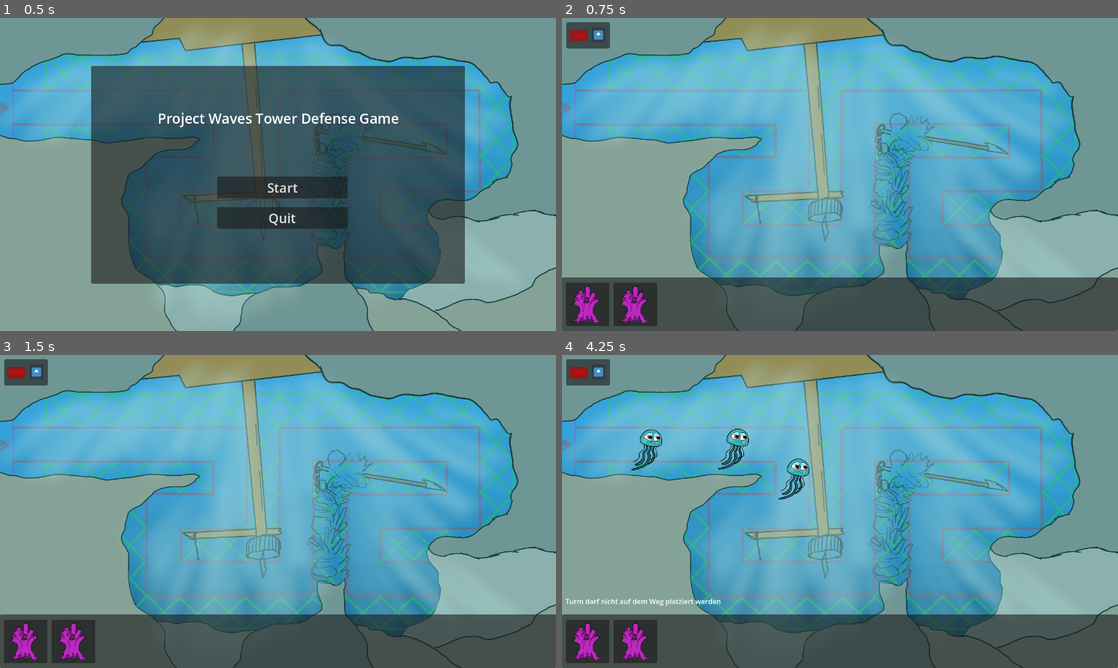
Above: before the commit, frames 1-4 (two rows, left to right).
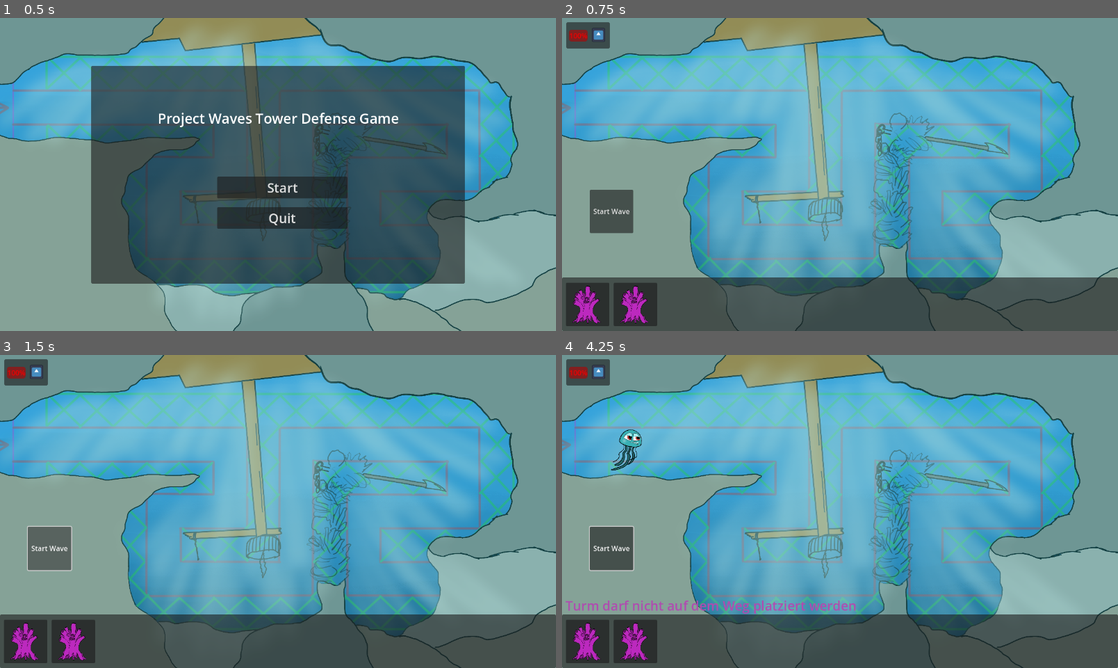
Above: after the commit, the same moments.

Repository: Pulvr/ProjectWaves
Game: Godot game, scene res://Scenes/main_menu.tscn
Two runs of this game, one before a commit and one after it. Both use one fixed random seed, a clock stepped at 60 frames per second and the inputs below. The engine's default icon, where the game draws it, is replaced by a stand-in: a white triangle on a blue panel in a dark square.
Inputs (mouse positions are in pixels of both pictures, inside the frame that each line leads up to):
- Up to frame 1 (0.5 s): no input
- Up to frame 2 (0.75 s): click "Start" at 0.5 s
- Up to frame 3 (1.5 s): click (50, 549) at 1.25 s, where only the run after the commit has a clickable "Start Wave"
- Up to frame 4 (4.25 s): click (612, 549) at 2 s, where only the run after the commit has a clickable "Start Wave"; click (612, 549) at 2.75 s, where only the run after the commit has a clickable "Start Wave"; drag from (589, 642) to (895, 442) at 3.52 s

Frame 1 is identical in both runs. In frame 2, 1.1% of the frame differs, in the area x 5-13%, y 54-69%; in frame 3, 1.1%; in frame 4, 3.3%, in the area x 0-53%, y 23-83%.

Commit message:
waveStart and cooldown tower fix
Wave can now be started with a button. Towers won't shoot at all enemies the same time when placed.

Diff:
--- a/Scenes/Mob.tscn
+++ b/Scenes/Mob.tscn
@@ -8,6 +8,7 @@
 
 [node name="Mob" type="CharacterBody2D"]
 script = ExtResource("1_ypt7p")
+health = 20
 metadata/_edit_vertical_guides_ = [32.0, -32.0]
 metadata/_edit_horizontal_guides_ = [-32.0, 32.0]
 
--- a/Scenes/UI/Coral_Tower_Panel.gd
+++ b/Scenes/UI/Coral_Tower_Panel.gd
@@ -18,7 +18,7 @@
 		#addressierbar, also get the first child of array
 		if get_child_count() > 1:
 			#Fehler Text resetten
-			label = get_tree().get_root().get_node("Main/Label")
+			label = get_tree().get_root().get_node("Main/ErrorLabel")
 			label.set_text("")
 
 			get_child(1).global_position = event.global_position
@@ -57,6 +57,7 @@
 			else:
 				#Fehler Text setzen
 				label.set_text("Turm darf nicht auf dem Weg platziert werden")
+				#label["theme_override_colors/font_color"] = Color.RED
 
 	#falls irgend ein anderer Button Input dazwischen kommt, aktuelle Queue löschen
 	else:
--- a/Scenes/main.tscn
+++ b/Scenes/main.tscn
@@ -6,6 +6,9 @@
 [ext_resource type="PackedScene" uid="uid://dc887fuuny1l2" path="res://Scenes/UI.tscn" id="3_kobho"]
 [ext_resource type="PackedScene" uid="uid://dtsyp63k4h5pt" path="res://assets/tile_map.tscn" id="4_cqrjg"]
 [ext_resource type="Texture2D" uid="uid://by5hgxtu7f5pb" path="res://icon.svg" id="4_qsf0k"]
+
+[sub_resource type="SystemFont" id="SystemFont_s8ahx"]
+font_names = PackedStringArray("Britannic")
 
 [node name="Main" type="Node2D"]
 script = ExtResource("1_h0s2x")
@@ -20,7 +23,6 @@
 script = ExtResource("3_5nqs7")
 
 [node name="Timer" type="Timer" parent="PathSpawner"]
-autostart = true
 
 [node name="Towers" type="Node2D" parent="."]
 
@@ -55,11 +57,22 @@
 [node name="TileMap" parent="." instance=ExtResource("4_cqrjg")]
 layer_0/tile_data = PackedInt32Array(0, 196608, 3, 1, 196608, 3, 2, 196608, 3, 3, 196608, 3, 4, 196608, 3, 65536, 19660 …(1734 unchanged characters)…
 
-[node name="Label" type="Label" parent="."]
+[node name="ErrorLabel" type="Label" parent="."]
 offset_left = 8.0
 offset_top = 555.0
 offset_right = 214.0
 offset_bottom = 588.0
+theme_override_colors/font_color = Color(0.691784, 0.296149, 0.690263, 1)
+theme_override_fonts/font = SubResource("SystemFont_s8ahx")
+theme_override_font_sizes/font_size = 30
+
+[node name="StartWaveButton" type="Button" parent="."]
+offset_left = 64.0
+offset_top = 395.0
+offset_right = 164.0
+offset_bottom = 495.0
+text = "Start Wave"
 
 [connection signal="gameOver" from="." to="." method="_on_game_over"]
 [connection signal="timeout" from="PathSpawner/Timer" to="PathSpawner" method="_on_timer_timeout"]
+[connection signal="pressed" from="StartWaveButton" to="PathSpawner" method="_on_start_wave_button_pressed"]
--- a/Scripts/PathSpawner.gd
+++ b/Scripts/PathSpawner.gd
@@ -1,9 +1,15 @@
 extends Node2D
 #die Ressource stage1 Pfad mit dem Gegner wird geladen
 @onready var path = preload("res://Scenes/stage1.tscn")
+
+@onready var timer = $Timer
 
 #Wenn der verknüpfter Timer abläuft, wird der tempPath "instanced"
 #Und dann als child zum Scene_tree hinzugefügt
 func _on_timer_timeout():
 	var tempPath = path.instantiate()
 	add_child(tempPath)
+
+
+func _on_start_wave_button_pressed():
+	timer.start()
--- a/Scripts/coral_tower.gd
+++ b/Scripts/coral_tower.gd
@@ -2,11 +2,11 @@
 
 # lade bullet scene
 var Bullet = preload("res://Scenes/Bullet_Coral_Tower.tscn")
-var bulletDamage = 5
+@export var bulletDamage = 5
 var pathName
 var currTargets = [] 	# array mit allen currentTargets
 var curr 				# aktuelles Ziel
-
+var justShot = false
 
 func _process(delta):
 	#Kugeln die nicht mehr gebraucht werden löschen
@@ -15,7 +15,7 @@
 			get_node("BulletContainer").get_child(i).queue_free()
 
 func _on_tower_body_entered(body):
-	if "Mob" in body.name:
+	if "Mob" in body.name and justShot == false:
 		var tempArray = []
 		currTargets = get_node("Tower").get_overlapping_bodies()
 
@@ -39,10 +39,12 @@
 		tempBullet.bulletDamage = bulletDamage
 		get_node("BulletContainer").call_deferred("add_child", tempBullet)
 		tempBullet.set_deferred("global_position", $Aim.global_position)
+		justShot = true
 
 func _on_tower_body_exited(body):
 	currTargets = get_node("Tower").get_overlapping_bodies()
 
 
 func _on_cooldown_timer_timeout():
-	pass # Replace with function body.
+	#timer von 1 sekunde im tower, damit der tower nicht auf alle mobs gleichzeitig schießt beim platzieren
+	justShot = false
Not shown: 1 places in Scenes/main.tscn that only renumber resources
